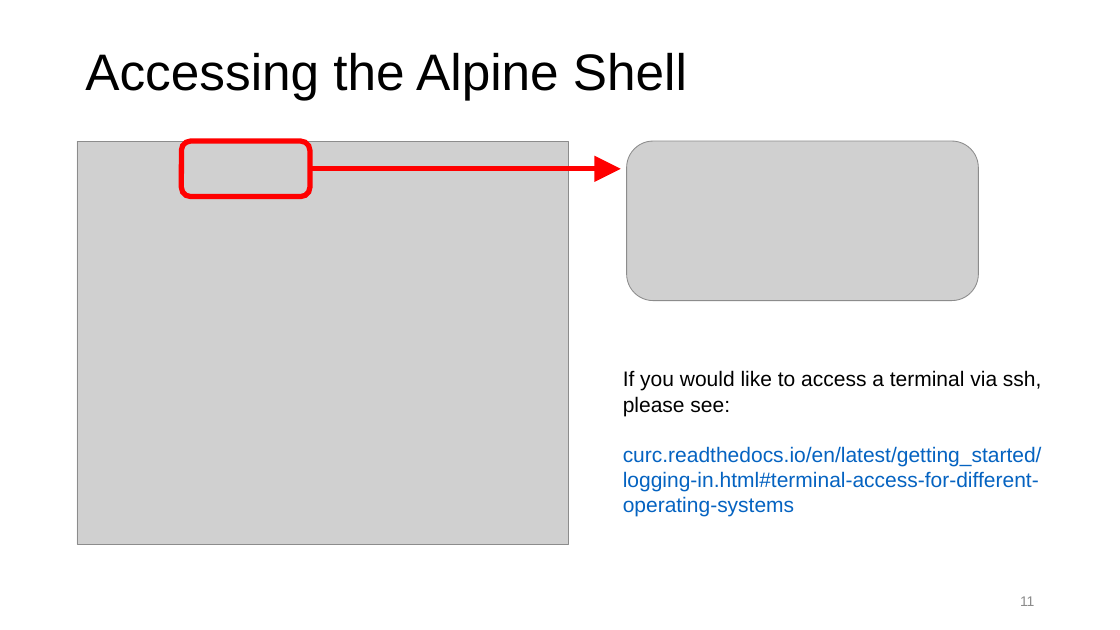
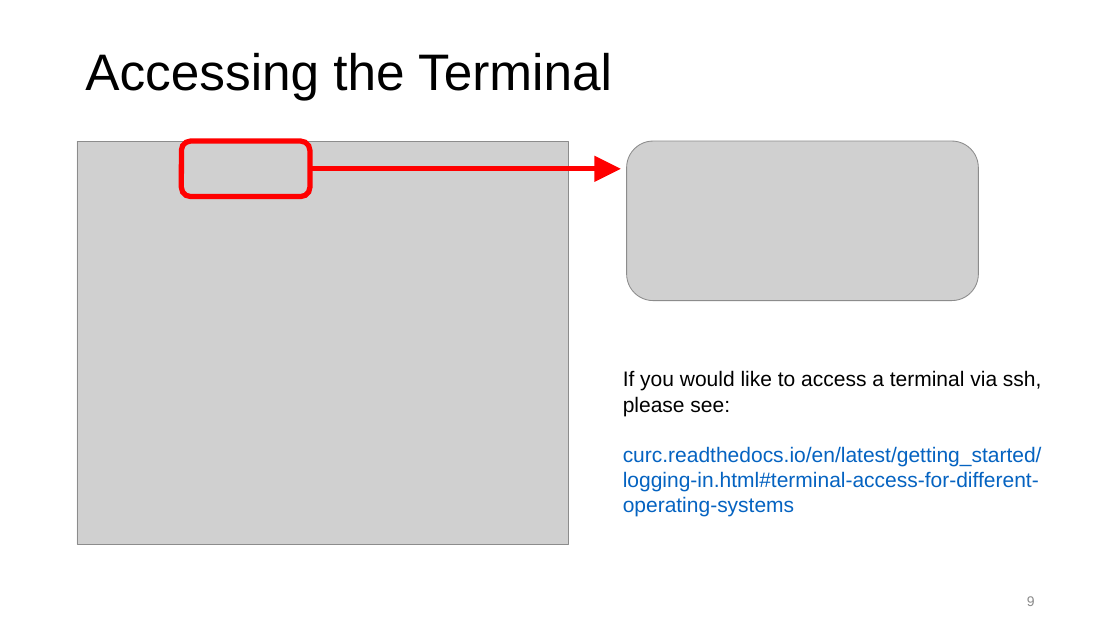
Before and after one commit to ResearchComputing/Getting_Started_With_Research_Computing, a slide deck: slide 9 of Command_Line_And_Job_Scheduling.pptx (slide 11 before the commit). Drawn at 1120x630 pixels with LibreOffice and Linux fonts; fonts in the diff are those of the drawing; grey boxes stand for pictures; background and template pictures are left out. Boxes give left, top, right and bottom in pixels: in the first picture for what was removed or moved away, otherwise in the second. Text is boxed around its words. In the diff, an @@ line names an element or a change of style, - is before the commit and + after.

```diff
--- a/Command_Line_And_Job_Scheduling.pptx
+++ b/Command_Line_And_Job_Scheduling.pptx
@@ title at bbox=[85, 52, 612, 100]: text changed @@
-Accessing the Alpine Shell
+Accessing the Terminal
@@ page number at bbox=[1027, 596, 1035, 606]: text changed @@
-11
+9
```
Also in this commit, not shown: 20 other slides changed, 11 slides added, 17 slides removed, 1 other file.
